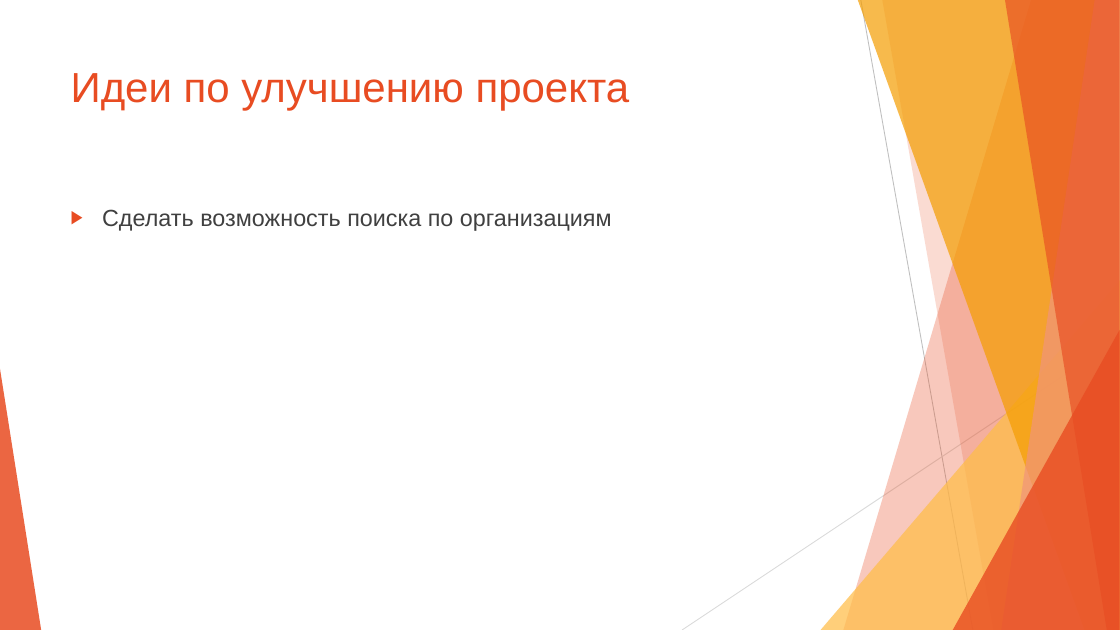
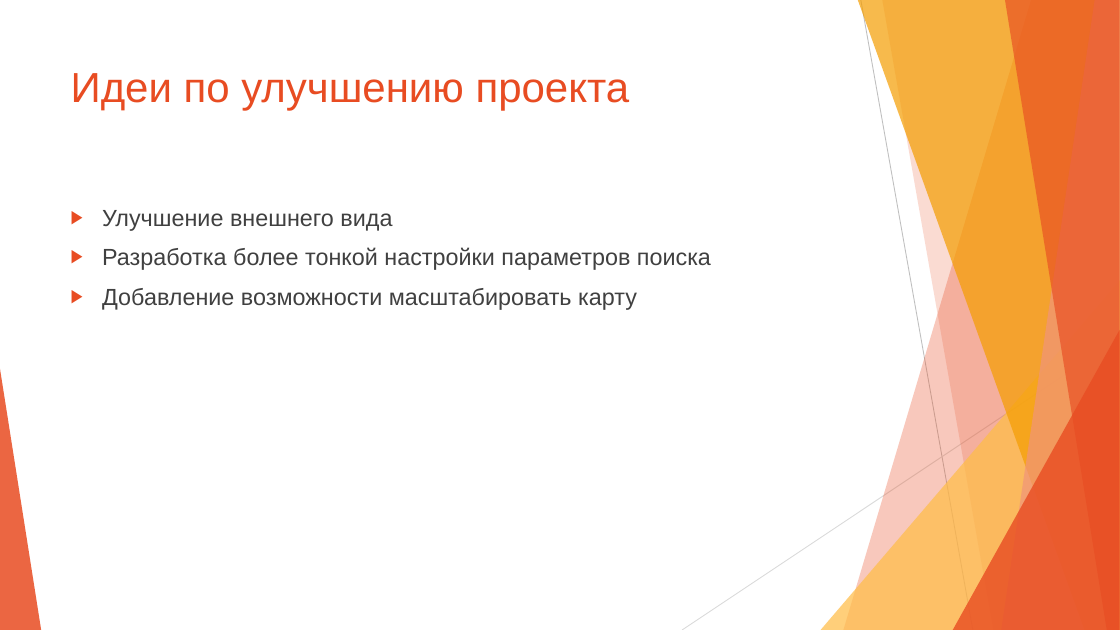
Before and after one commit to NikolayNyunin/API_Project, a slide deck: slide 5 of presentation.pptx. Drawn at 1120x630 pixels with LibreOffice and Linux fonts; fonts in the diff are those of the drawing. Boxes give left, top, right and bottom in pixels: in the first picture for what was removed or moved away, otherwise in the second. Text is boxed around its words. In the diff, an @@ line names an element or a change of style, - is before the commit and + after.

```diff
--- a/presentation.pptx
+++ b/presentation.pptx
@@ text at [102, 210, 711, 310]: text changed @@
-▶ Сделать возможность поиска по организациям
+▶ Улучшение внешнего вида
+▶ Разработка более тонкой настройки параметров поиска
+▶ Добавление возможности масштабировать карту
```
Also in this commit, not shown: 4 other slides changed, 2 other files.
